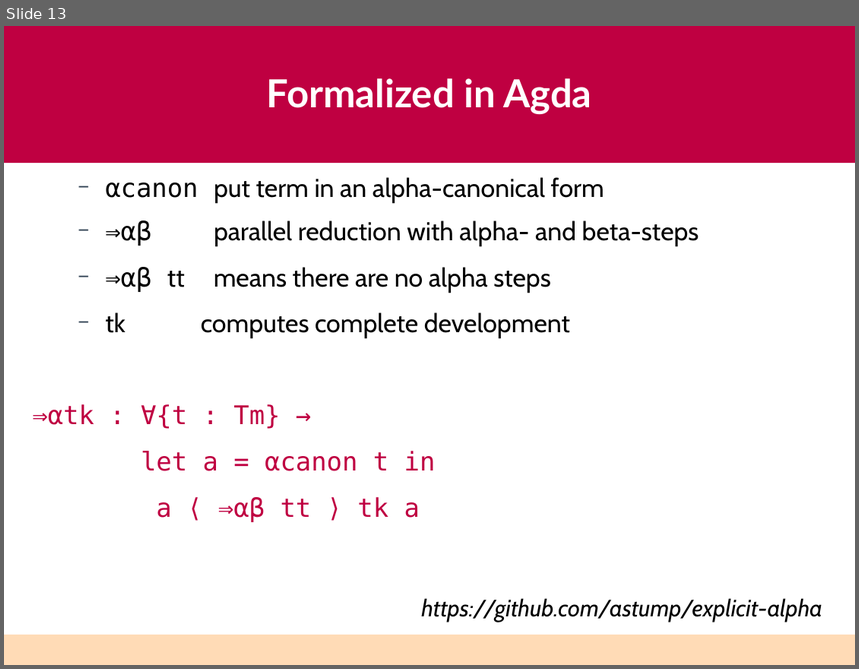
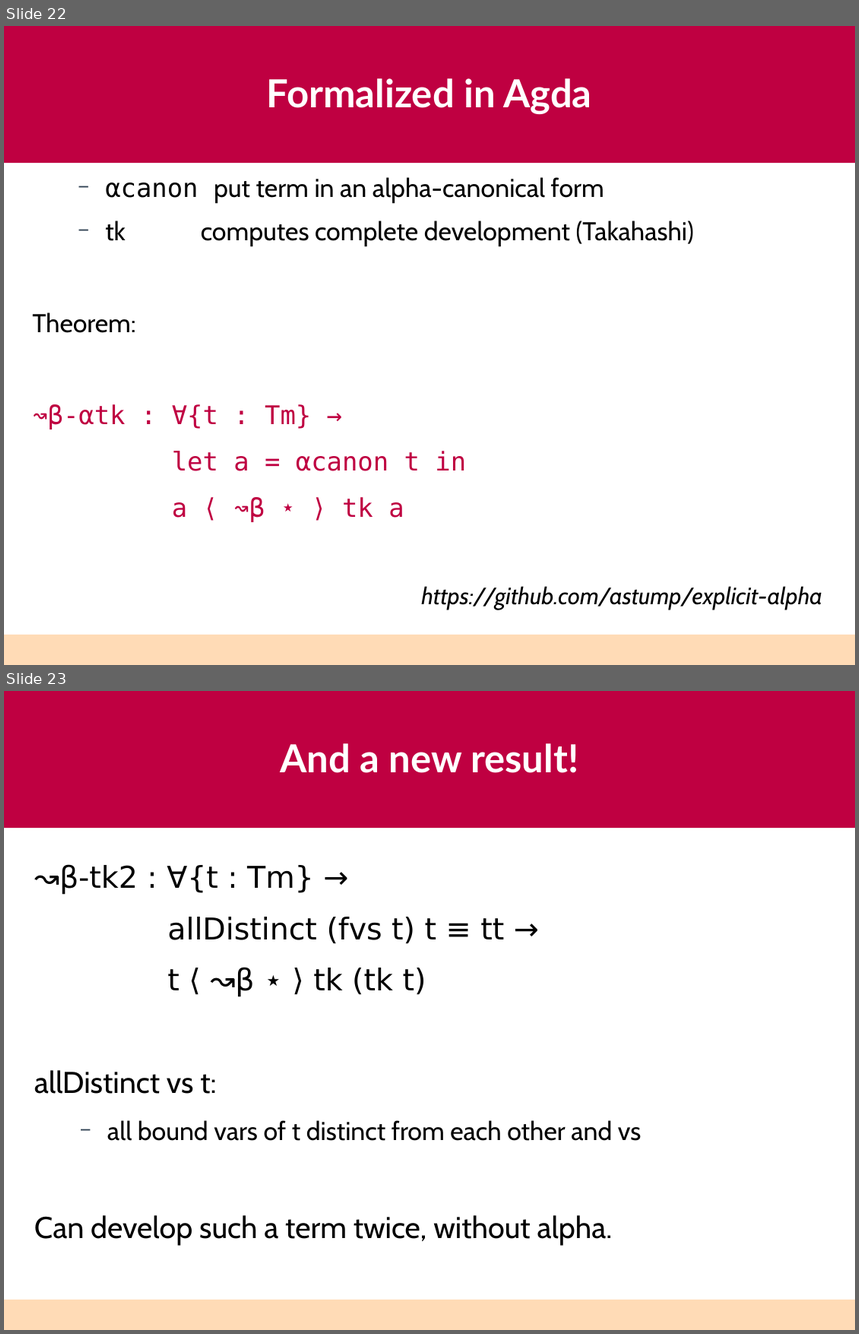
Before and after one commit to astump/explicit-alpha, a slide deck: talks/haskell-2026-lightning-talk/aaron-stump-haskell-2026.odp. Shown one above the other, each under a label of ours: slide 13 before the commit, slides 22 and 23 after it. The pictures are 859x669 and 859x1334 pixels, drawn with LibreOffice and Linux fonts; fonts in the diff are those of the drawing. Boxes give left, top, right and bottom in pixels: in the first picture for what was removed or moved away, otherwise in the second. Text is boxed around its words. In the diff, an @@ line names an element or a change of style, - is before the commit and + after.

```diff
--- a/talks/haskell-2026-lightning-talk/aaron-stump-haskell-2026.odp
+++ b/talks/haskell-2026-lightning-talk/aaron-stump-haskell-2026.odp
@@ slide 23 added at (4,691,855,1330), background #FFFFFF; not listed: 2 template elements that a slide beside it also shows @@
@@ title added at (280,743,579,773), 36 pt, text #FFFFFF, bold @@
+And a new result!
@@ text added at (34,864,642,1246), 28 pt, text #000000 @@
+↝β-tk2 : ∀{t : Tm} →
+allDistinct (fvs t) t ≡ tt →
+t ⟨ ↝β ⋆ ⟩ tk (tk t)
+allDistinct vs t:
+  − all bound vars of t distinct from each other and vs
+Can develop such a term twice, without alpha.
@@ what was slide 13 is now slide 22 @@
@@ slide 22 changed as well @@
@@ text at (32,221,694,430): text changed @@
-  − ⇒αβ parallel reduction with alpha- and beta-steps
-  − ⇒αβ tt means there are no alpha steps
-  − tk computes complete development
-⇒αtk : ∀{t : Tm} →
+  − tk computes complete development (Takahashi)
+Theorem:
+↝β-αtk : ∀{t : Tm} →
@@ text at (172,497,404,522): text changed @@
-a ⟨ ⇒αβ tt ⟩ tk a
+a ⟨ ↝β ⋆ ⟩ tk a
```
Also in this commit, not shown: 5 other slides changed, 11 other slides added.
